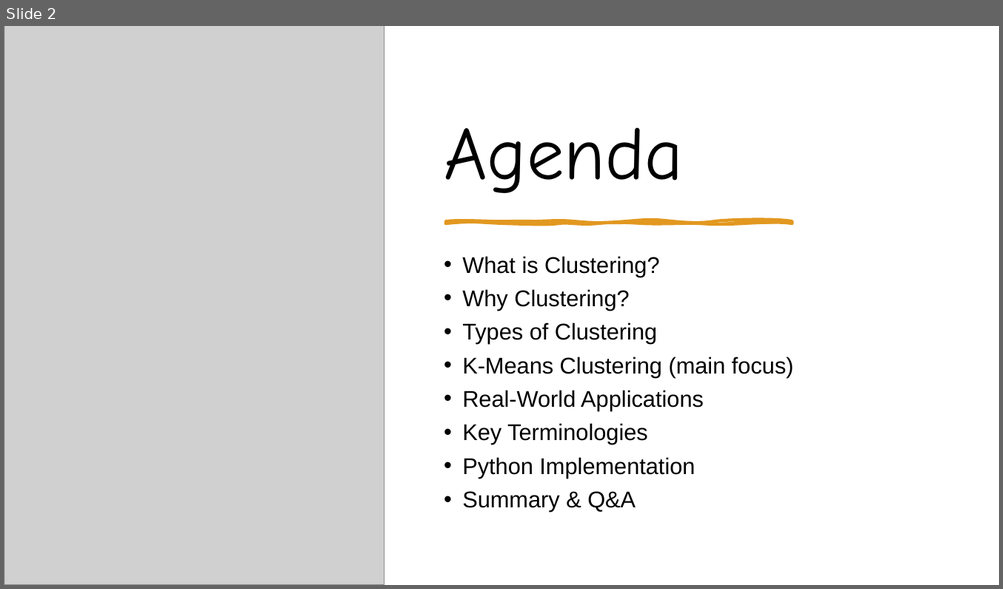
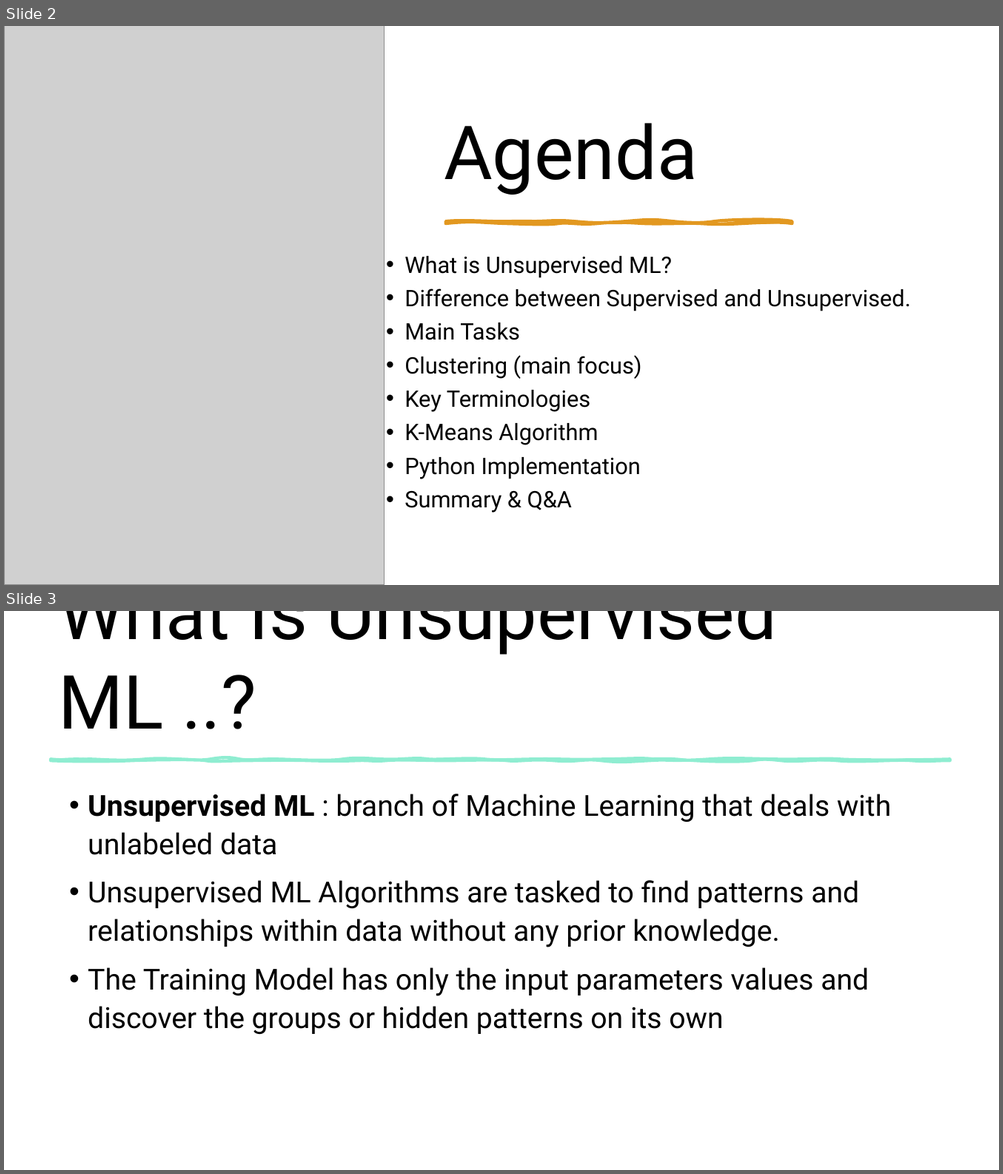
Before and after one commit to Ahmed-7-ML/Practical-Machine-Deep-Learning, a slide deck: Machine Learning/Unsupervised ML/Clustering/Clustering & KMeans.pptx. Shown one above the other, each under a label of ours: slide 2 before the commit, slides 2 and 3 after it. The pictures are 1003x589 and 1003x1174 pixels, drawn with LibreOffice and Linux fonts; fonts in the diff are those of the drawing; grey boxes stand for pictures. Boxes give left, top, right and bottom in pixels: in the first picture for what was removed or moved away, otherwise in the second. Text is boxed around its words. In the diff, an @@ line names an element or a change of style, - is before the commit and + after.

Commit message:
Unsupervised ML

```diff
--- a/Machine Learning/Unsupervised ML/Clustering/Clustering & KMeans.pptx
+++ b/Machine Learning/Unsupervised ML/Clustering/Clustering & KMeans.pptx
@@ slide 3 added at (4, 611, 999, 1170), background #FFFFFF @@
@@ rectangle added at (4, 611, 999, 1170), fill #FFFFFF @@
@@ title added at (58, 611, 777, 729), 72 pt, text #000000 @@
+What Is Unsupervised ML ..?
@@ freeform shape added at (51, 760, 950, 761), fill #8FEDD1, outline #8FEDD1 3 pt @@
@@ text added at (88, 794, 891, 1034), 28 pt, text #000000 @@
+• Unsupervised ML : branch of Machine Learning that deals with unlabeled data
+• Unsupervised ML Algorithms are tasked to find patterns and relationships within data without any prior knowledge.
+• The Training Model has only the input parameters values and discover the groups or hidden patterns on its own
@@ slide 2 changed as well @@
@@ title "Agenda" at (444, 123, 697, 195): font Comic Neue to Roboto @@
@@ text "What is Unsupervised ML?": place and size @@
-text "What is Unsupervised ML?" at (462, 256, 794, 512)
+text "What is Unsupervised ML?" at (404, 256, 910, 513)
@@ text at (404, 256, 910, 379): text changed; font Arial to Roboto @@
-• What is Clustering?
-• Why Clustering?
-• Types of Clustering
-• K-Means Clustering (main focus)
-• Real-World Applications
+• What is Unsupervised ML?
+• Difference between Supervised and Unsupervised.
+• Main Tasks
+• Clustering (main focus)
@@ text at (404, 390, 640, 513): font Arial to Roboto in "Key Terminologies", "Python Implementation", "Summary & Q&A" @@
@@ text at (404, 423, 597, 446): paragraph added @@
+• K-Means Algorithm
```
Also in this commit, not shown: 1 other slide changed, 8 other slides added, 3 slides removed.
